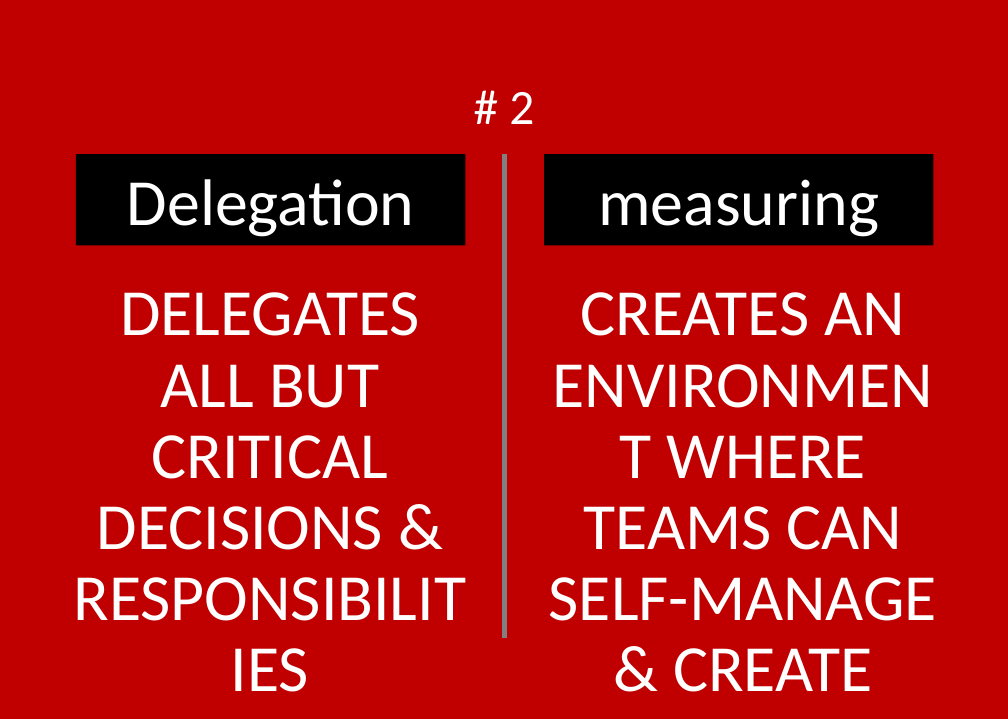
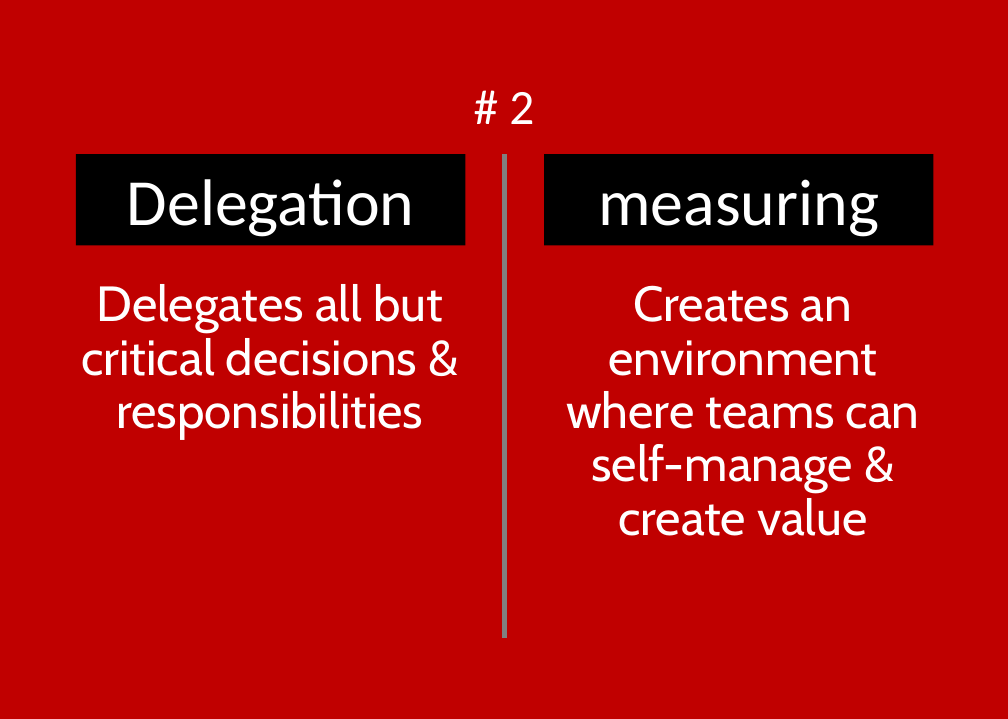
Before and after one commit to ScrumFacilitators/Exploring-Self-Management, a slide deck: slide 58 of Exploring Self-Management.pptx. Drawn at 1008x719 pixels with LibreOffice and Linux fonts; fonts in the diff are those of the drawing; background and template pictures are left out. Boxes give left, top, right and bottom in pixels: in the first picture for what was removed or moved away, otherwise in the second. Text is boxed around its words. In the diff, an @@ line names an element or a change of style, - is before the commit and + after.

Commit message:
Changed the font of the main text to the Ubuntu font to improve readibility. This should Fixes #3

```diff
--- a/Exploring Self-Management.pptx
+++ b/Exploring Self-Management.pptx
@@ text at (x1=81, y1=284, x2=443, y2=439): text changed; size 40 to 30 pt; font Calibri to Cabin @@
-DELEGATES ALL BUT CRITICAL DECISIONS & RESPONSIBILITIES
+Delegates all but critical decisions & responsibilities
@@ text at (x1=566, y1=285, x2=920, y2=536): text changed; size 40 to 30 pt; font Calibri to Cabin @@
-CREATES AN ENVIRONMENT WHERE TEAMS CAN SELF-MANAGE & CREATE VALUE
+Creates an environment where teams can self-manage & create value
```
Also in this commit, not shown: 39 other slides changed.
